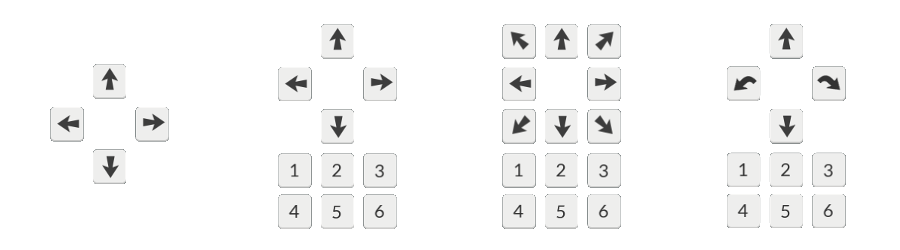
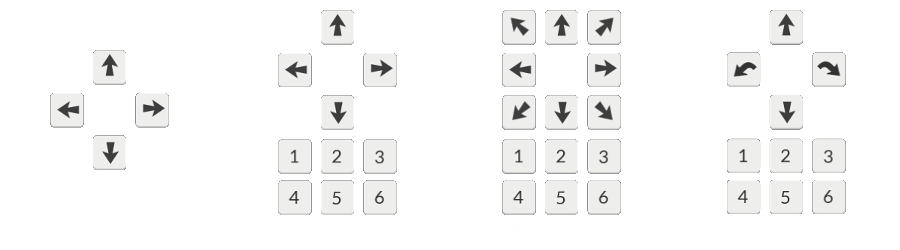
The second w=900, h=250 image is a revision of the first. Changes to its layers:
removed layer "Pasted Layer #3" over bbox(727, 24, 846, 228)
removed layer "Pasted Layer #2" over bbox(502, 24, 621, 229)
removed layer "Pasted Layer #1" over bbox(50, 64, 169, 184)
added layer "Use number keys to say how ..." above "Use diagonals and number keys ..." over bbox(278, 219, 397, 229)
added layer "Use diagonals and number keys ..." above "Program the turtle turn on the..." over bbox(502, 219, 621, 229)
added layer "Program the turtle turn on the..." above "Simple up, down, ..." over bbox(727, 219, 846, 228)
painted on "Pasted Layer" over bbox(50, 10, 846, 229)
